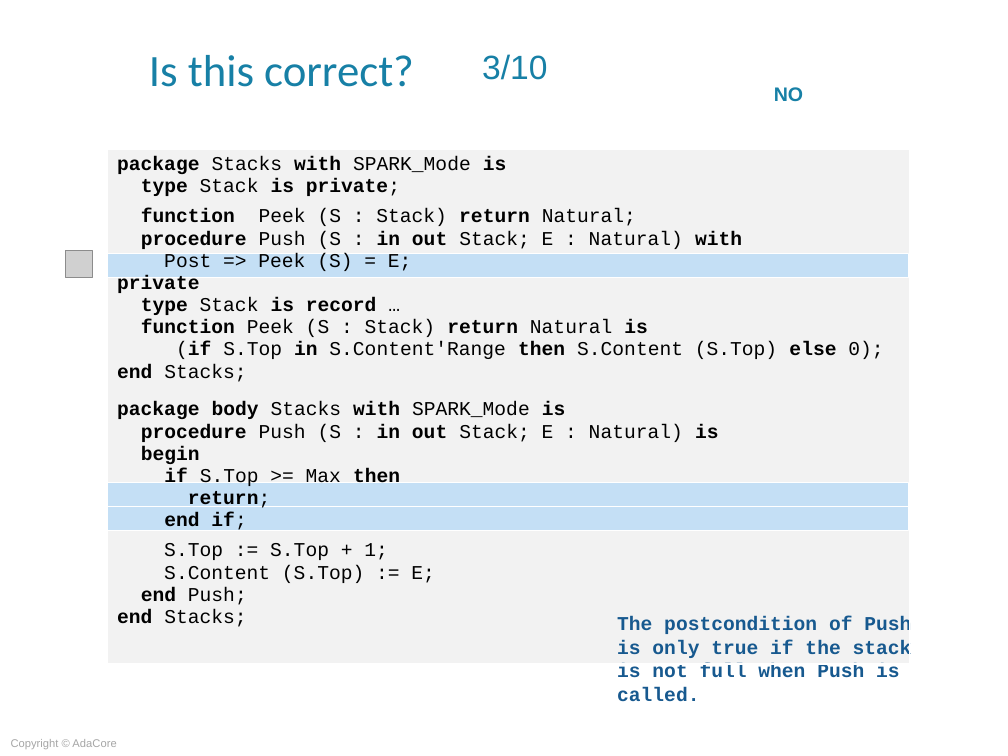
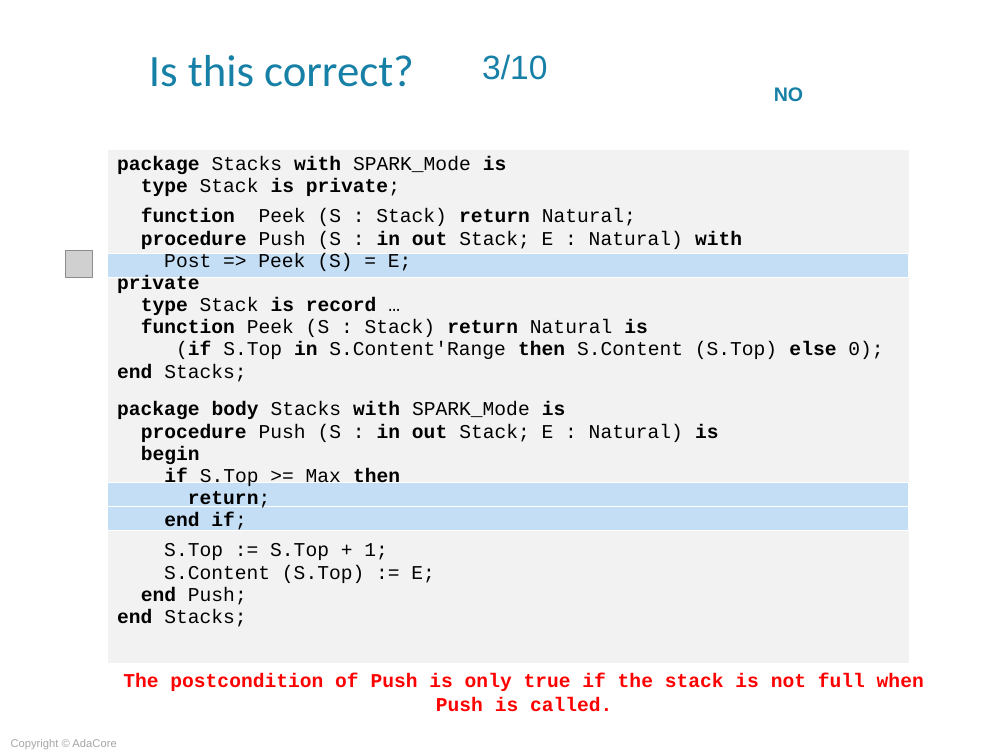
Before and after one commit to AdaCoreU/Courses, a slide deck: slide 24 of lectures/06_SPARK_2014/03_Proof_Of_Program_Integrity/Slides/03_Proof_Of_Program_Integrity.ppt. Drawn at 1008x756 pixels with LibreOffice and Linux fonts; fonts in the diff are those of the drawing; grey boxes stand for pictures; background and template pictures are left out. Boxes give left, top, right and bottom in pixels: in the first picture for what was removed or moved away, otherwise in the second. Text is boxed around its words. In the diff, an @@ line names an element or a change of style, - is before the commit and + after.

```diff
--- a/lectures/06_SPARK_2014/03_Proof_Of_Program_Integrity/Slides/03_Proof_Of_Program_Integrity.ppt
+++ b/lectures/06_SPARK_2014/03_Proof_Of_Program_Integrity/Slides/03_Proof_Of_Program_Integrity.ppt
@@ text "The postcondition of Push is ..." moved from (x1=617, y1=616, x2=912, y2=702) to (x1=123, y1=673, x2=924, y2=712) @@
@@ text "The postcondition of Push is ..." at (x1=123, y1=673, x2=924, y2=712): text colour #17598F to #FF0000; alignment left to centre @@
```
Also in this commit, not shown: 9 other slides changed, 3 other files.
